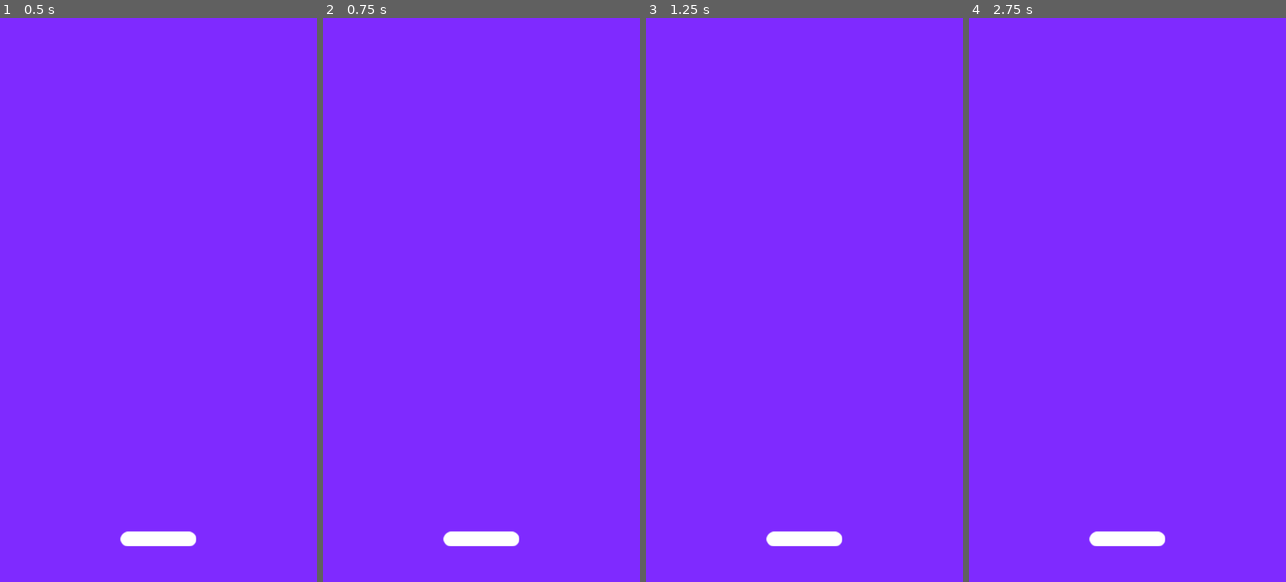
Above: before the commit, frames 1-4 (left to right).
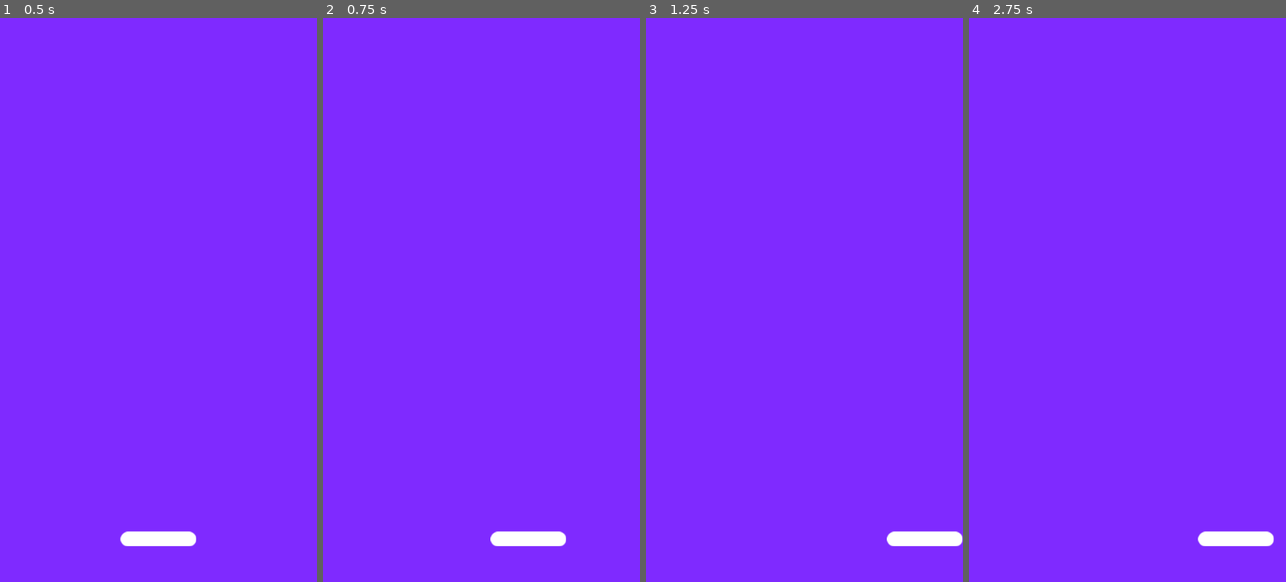
Above: after the commit, the same moments.

Repository: felipemaximo01/SpacePongGame
Game: Godot game, scene res://scenes/game.tscn
The game is run twice, just before and just after one commit, with the same random seed, the same clock (stepped at 60 frames per second) and the same inputs.
Inputs:
- Up to frame 1 (0.5 s): no input
- Up to frame 2 (0.75 s): tap Enter at 0.5 s; hold Right (ui_right) from 0.53 s (still down)
- Up to frame 3 (1.25 s): keep holding Right (ui_right)
- Up to frame 4 (2.75 s): tap Space at 1.25 s; release Right (ui_right) at 1.28 s; hold Left (ui_left) 1.28-2.03 s; tap Enter at 2 s; hold Right (ui_right) from 2.03 s (still down)

Frame 1 is identical in both runs. In frame 2, 0.8% of the frame differs, in the area x 37-77%, y 90-94%; in frame 3, 1.3%; in frame 4, 1.3%, in the area x 37-97%, y 90-94%.

Commit message:
criando movimentação do player e colisores do cenario

Diff:
--- a/scenes/game.tscn
+++ b/scenes/game.tscn
@@ -1,7 +1,16 @@
-[gd_scene load_steps=3 format=3 uid="uid://b7njffkec6tw"]
+[gd_scene load_steps=6 format=3 uid="uid://b7njffkec6tw"]
 
 [ext_resource type="Texture2D" uid="uid://vv2ejy3yiofw" path="res://sprites/Fundo1.png" id="1_kuobb"]
 [ext_resource type="PackedScene" uid="uid://dcdq8v8vn7la8" path="res://scenes/player.tscn" id="2_ng8go"]
+
+[sub_resource type="RectangleShape2D" id="RectangleShape2D_j7cj6"]
+size = Vector2(599, 20)
+
+[sub_resource type="RectangleShape2D" id="RectangleShape2D_ryx4r"]
+size = Vector2(20, 1030)
+
+[sub_resource type="RectangleShape2D" id="RectangleShape2D_ihavo"]
+size = Vector2(704.5, 20)
 
 [node name="Game" type="Node2D"]
 
@@ -11,3 +20,28 @@
 
 [node name="Player" parent="." instance=ExtResource("2_ng8go")]
 position = Vector2(270, 887)
+
+[node name="TopWall" type="StaticBody2D" parent="."]
+
+[node name="CollisionShape2D" type="CollisionShape2D" parent="TopWall"]
+position = Vector2(266.5, -10)
+shape = SubResource("RectangleShape2D_j7cj6")
+
+[node name="LeftWall" type="StaticBody2D" parent="."]
+
+[node name="CollisionShape2D" type="CollisionShape2D" parent="LeftWall"]
+position = Vector2(-10, 483)
+shape = SubResource("RectangleShape2D_ryx4r")
+
+[node name="RightWall" type="StaticBody2D" parent="."]
+
+[node name="CollisionShape2D" type="CollisionShape2D" parent="RightWall"]
+position = Vector2(550, 483)
+shape = SubResource("RectangleShape2D_ryx4r")
+
+[node name="Area2D" type="Area2D" parent="."]
+
+[node name="CollisionShape2D" type="CollisionShape2D" parent="Area2D"]
+position = Vector2(266.5, 970)
+shape = SubResource("RectangleShape2D_ihavo")
+debug_color = Color(0.68193, 0, 0.12125, 0.419608)
--- a/scenes/player.tscn
+++ b/scenes/player.tscn
@@ -1,5 +1,6 @@
-[gd_scene load_steps=3 format=3 uid="uid://dcdq8v8vn7la8"]
+[gd_scene load_steps=4 format=3 uid="uid://dcdq8v8vn7la8"]
 
+[ext_resource type="Script" path="res://scripts/player.gd" id="1_nkmxa"]
 [ext_resource type="Texture2D" uid="uid://dpiypxlpo1dlg" path="res://sprites/Raquete.png" id="1_xi208"]
 
 [sub_resource type="CapsuleShape2D" id="CapsuleShape2D_jr00h"]
@@ -7,6 +8,7 @@
 height = 130.0
 
 [node name="Player" type="CharacterBody2D"]
+script = ExtResource("1_nkmxa")
 
 [node name="Sprite2D" type="Sprite2D" parent="."]
 texture = ExtResource("1_xi208")
--- /dev/null
+++ b/scripts/player.gd
@@ -0,0 +1,14 @@
+extends CharacterBody2D
+
+@export var speed = 400
+
+func _physics_process(delta):
+
+	velocity.x = 0
+
+	if Input.is_action_pressed("ui_left"):
+		velocity.x -= speed
+	if Input.is_action_pressed("ui_right"):
+		velocity.x += speed
+
+	move_and_collide(velocity * delta)
